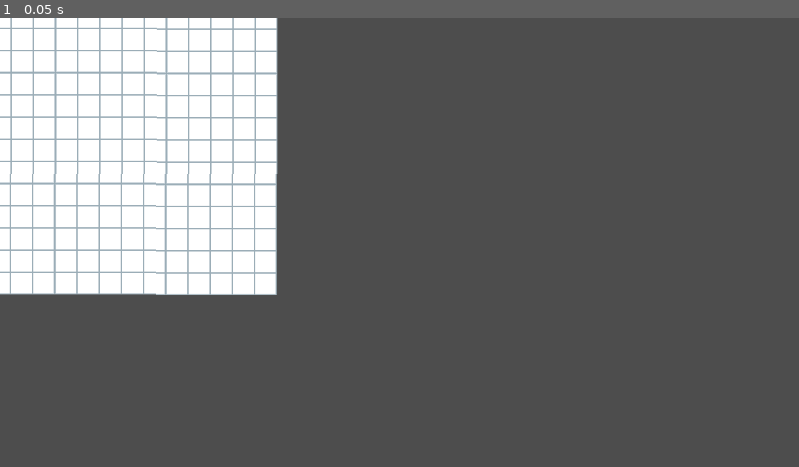
Above: before the commit, frame 1.
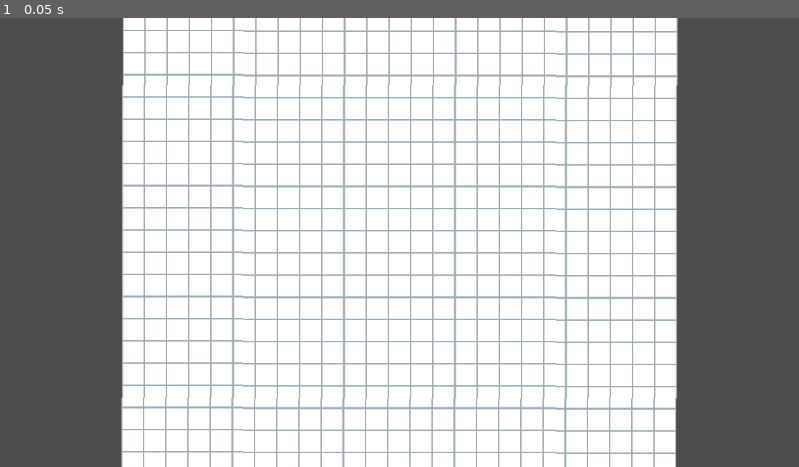
Above: after the commit, the same moment.

Repository: JeroenoBoy/Uncraft
Game: Godot game, scene res://Scenes/Game.tscn
Two runs of this game, one before a commit and one after it. Both use one fixed random seed, a clock stepped at 60 frames per second and the inputs below. The project has no main scene, so this scene is started directly.
Inputs:
- Up to frame 1 (0.05 s): no input

The runs differ from the first frame. In frame 1, 69% of the frame differs, in the area x 0-85%, y 0-100%.
Error after the commit: Attempt to call function 'dir_exists' in base 'null instance' on a null instance. (res://Scripts/UI/ItemSelector/ItemSelectorCategory.gd:10)

Commit message:
Selection UI

Diff:
--- a/Scenes/Game.tscn
+++ b/Scenes/Game.tscn
@@ -1,6 +1,7 @@
-[gd_scene load_steps=2 format=3 uid="uid://ckobtjtq4elpw"]
+[gd_scene load_steps=3 format=3 uid="uid://ckobtjtq4elpw"]
 
 [ext_resource type="Texture2D" uid="uid://d0nblk48tnynm" path="res://Assets/Sprites/Background.png" id="1_m7xa0"]
+[ext_resource type="PackedScene" uid="uid://dlqlwrhiaipoa" path="res://Scenes/MainStateMachine.tscn" id="2_fnk24"]
 
 [node name="Game" type="Node2D"]
 
@@ -17,3 +18,7 @@
 texture_scale = Vector2(5, 5)
 polygon = PackedVector2Array(-80, 80, -80, -80, 80, -80, 80, 80)
 polygons = [PackedInt32Array(0, 1, 2, 3)]
+
+[node name="Camera2D" type="Camera2D" parent="."]
+
+[node name="MainStateMachine" parent="." instance=ExtResource("2_fnk24")]
--- /dev/null
+++ b/Scenes/MainStateMachine.tscn
@@ -0,0 +1,18 @@
+[gd_scene load_steps=5 format=3 uid="uid://dlqlwrhiaipoa"]
+
+[ext_resource type="Script" path="res://Scripts/GameState/MainStateMachine.gd" id="1_8cmww"]
+[ext_resource type="Script" path="res://Scripts/GameState/Game/GameStateMachine.gd" id="2_7wtd3"]
+[ext_resource type="Script" path="res://Scripts/GameState/Game/GameDefaultState.gd" id="3_p8mfd"]
+[ext_resource type="Script" path="res://Scripts/GameState/Game/GamePlaceItemState.gd" id="4_7bxjf"]
+
+[node name="MainStateMachine" type="Node"]
+script = ExtResource("1_8cmww")
+
+[node name="Game" type="Node" parent="."]
+script = ExtResource("2_7wtd3")
+
+[node name="Default" type="Node" parent="Game"]
+script = ExtResource("3_p8mfd")
+
+[node name="PlaceItem" type="Node" parent="Game"]
+script = ExtResource("4_7bxjf")
--- a/Scenes/UI/ItemSelector/Item.tscn
+++ b/Scenes/UI/ItemSelector/Item.tscn
@@ -49,3 +49,5 @@
 theme_override_font_sizes/font_size = 12
 text = "Conveyor"
 vertical_alignment = 2
+
+[connection signal="pressed" from="." to="." method="_on_pressed"]
--- /dev/null
+++ b/Scenes/UI/ItemSelector/ItemSelector.tscn
@@ -0,0 +1,33 @@
+[gd_scene load_steps=3 format=3 uid="uid://r72gkwindvg5"]
+
+[ext_resource type="Script" path="res://Scripts/UI/ItemSelector/ItemSelectorScreen.gd" id="1_hbgqn"]
+[ext_resource type="PackedScene" uid="uid://h8kqh0e28670" path="res://Scenes/UI/ItemSelector/ItemCategory.tscn" id="1_lh44s"]
+
+[node name="ItemSelector" type="Panel"]
+custom_minimum_size = Vector2(0, 150)
+anchors_preset = 12
+anchor_top = 1.0
+anchor_right = 1.0
+anchor_bottom = 1.0
+grow_horizontal = 2
+grow_vertical = 0
+script = ExtResource("1_hbgqn")
+
+[node name="TabContainer" type="TabContainer" parent="."]
+layout_mode = 1
+anchors_preset = 15
+anchor_right = 1.0
+anchor_bottom = 1.0
+grow_horizontal = 2
+grow_vertical = 2
+current_tab = 0
+
+[node name="Belts" parent="TabContainer" instance=ExtResource("1_lh44s")]
+visible = true
+layout_mode = 2
+folder = "res://Resources/Factory/Belts"
+
+[node name="Machines" parent="TabContainer" instance=ExtResource("1_lh44s")]
+layout_mode = 2
+folder = "res://Resources/Factory/Machines"
+metadata/_tab_index = 1
--- a/Scenes/UI/UI.tscn
+++ b/Scenes/UI/UI.tscn
@@ -1,6 +1,8 @@
-[gd_scene load_steps=2 format=3 uid="uid://brov1ybjs5gc1"]
+[gd_scene load_steps=4 format=3 uid="uid://brov1ybjs5gc1"]
 
-[ext_resource type="PackedScene" uid="uid://h8kqh0e28670" path="res://Scenes/UI/ItemSelector/ItemCategory.tscn" id="1_2y7o7"]
+[ext_resource type="Script" path="res://Scripts/UI/UIManager.gd" id="1_hcomk"]
+[ext_resource type="PackedScene" uid="uid://r72gkwindvg5" path="res://Scenes/UI/ItemSelector/ItemSelector.tscn" id="2_pr08y"]
+[ext_resource type="Script" path="res://Scripts/UI/ItemSelector/ItemSelectorScreen.gd" id="3_ba6b5"]
 
 [node name="UI" type="Control"]
 layout_mode = 3
@@ -9,32 +11,8 @@
 anchor_bottom = 1.0
 grow_horizontal = 2
 grow_vertical = 2
+script = ExtResource("1_hcomk")
 
-[node name="ItemSelector" type="Panel" parent="."]
-custom_minimum_size = Vector2(0, 150)
+[node name="ItemSelector" parent="." instance=ExtResource("2_pr08y")]
 layout_mode = 1
-anchors_preset = 12
-anchor_top = 1.0
-anchor_right = 1.0
-anchor_bottom = 1.0
-grow_horizontal = 2
-grow_vertical = 0
-
-[node name="TabContainer" type="TabContainer" parent="ItemSelector"]
-layout_mode = 1
-anchors_preset = 15
-anchor_right = 1.0
-anchor_bottom = 1.0
-grow_horizontal = 2
-grow_vertical = 2
-current_tab = 0
-
-[node name="Belts" parent="ItemSelector/TabContainer" instance=ExtResource("1_2y7o7")]
-visible = true
-layout_mode = 2
-folder = "res://Resources/Factory/Belts"
-
-[node name="Machines" parent="ItemSelector/TabContainer" instance=ExtResource("1_2y7o7")]
-layout_mode = 2
-folder = "res://Resources/Factory/Machines"
-metadata/_tab_index = 1
+script = ExtResource("3_ba6b5")
--- /dev/null
+++ b/Scripts/EventBus.gd
@@ -0,0 +1,9 @@
+class_name EventBus
+extends Node
+
+static var instance: EventBus
+
+func _init() -> void:
+	instance = self
+
+signal on_building_clicked(node: GridNode)
--- /dev/null
+++ b/Scripts/GameState/Game/BaseGameState.gd
@@ -0,0 +1,24 @@
+class_name BaseGameState
+extends State
+
+var _item_selector = false
+var _item_selector_screen: ItemSelectorScreen
+
+func _on_first_activate():
+	if _item_selector:
+		_item_selector_screen = UIManager.instance.get_screen("ItemSelector") as ItemSelectorScreen
+
+func _on_activate(state_data: Dictionary):
+	if _item_selector:
+		_item_selector_screen.on_item_selected.connect(_on_item_selected)
+		_item_selector_screen.show_screen()
+	pass
+
+func _on_deactivate():
+	if _item_selector:
+		_item_selector_screen.on_item_selected.disconnect(_on_item_selected)
+		_item_selector_screen.hide_screen()
+	pass
+
+func _on_item_selected(item: PlaceableItem):
+	state_machine.change_state("PlaceItem", { item: item })
--- /dev/null
+++ b/Scripts/GameState/Game/GameDefaultState.gd
@@ -0,0 +1,15 @@
+class_name GameDefaultState
+extends BaseGameState
+
+var item_selector_screen: ItemSelectorScreen
+
+func _init():
+	_item_selector = true
+
+func _on_activate(_state_data: Dictionary):
+	super._on_activate({})
+	pass
+
+func _on_deactivate():
+	super._on_deactivate()
+	pass
--- a/Scripts/GameState/Game/GameInitState.gd
+++ /dev/null
@@ -1,7 +0,0 @@
-extends State
-
-func _on_activate(state_data: Dictionary):
-	pass
-
-func _on_deactivate():
-	pass
--- /dev/null
+++ b/Scripts/GameState/Game/GamePlaceItemState.gd
@@ -0,0 +1,11 @@
+class_name GamePlaceItemState
+extends BaseGameState
+
+func _init():
+	_item_selector = true;
+
+func _on_activate(state_data: Dictionary):
+	super._on_activate({})
+
+func _on_deactivate():
+	super._on_deactivate()
--- a/Scripts/GameState/Game/GamePlayingState.gd
+++ /dev/null
@@ -1,7 +0,0 @@
-extends State
-
-func _on_activate(state_data: Dictionary):
-	pass
-
-func _on_deactivate():
-	pass
--- a/Scripts/GameState/MainStateMachine.gd
+++ b/Scripts/GameState/MainStateMachine.gd
@@ -1,4 +1,4 @@
 extends StateMachine
 
-func _ready() -> void:
-	super._ready()
+func _ready():
+	change_state("Game")
--- a/Scripts/Globals.gd
+++ b/Scripts/Globals.gd
@@ -5,6 +5,5 @@
 
 static var instance: Globals
 
-func _ready() -> void:
+func _init() -> void:
 	instance = self
-	pass
--- a/Scripts/Grid/WorldGrid.gd
+++ b/Scripts/Grid/WorldGrid.gd
@@ -5,6 +5,9 @@
 
 const CELL_SIZE = 32;
 var _nodes: Dictionary = {}
+
+func _init() -> void:
+	instance = self
 
 static func world_to_grid(worldPosition: Vector2) -> Vector2i:
 	return floor(worldPosition / CELL_SIZE)
@@ -64,6 +67,3 @@
 				return false
 
 	return true
-
-func _ready() -> void:
-	instance = self
--- a/Scripts/StateMachine/State.gd
+++ b/Scripts/StateMachine/State.gd
@@ -4,7 +4,9 @@
 var state_machine: StateMachine
 var is_active_state = false
 
-func _update(_delta: float):
+var _has_activated_before = false;
+
+func _on_first_activate():
 	pass
 
 func _on_activate(state_data: Dictionary):
@@ -12,3 +14,6 @@
 
 func _on_deactivate():
 	pass
+
+func _update(_delta: float):
+	pass
--- a/Scripts/StateMachine/StateMachine.gd
+++ b/Scripts/StateMachine/StateMachine.gd
@@ -30,6 +30,9 @@
 
 func _activate_state(state: State, state_data: Dictionary):
 	state.is_active_state = true
+	if !state._has_activated_before:
+		state._has_activated_before = true;
+		state._on_first_activate();
 	state._on_activate(state_data)
 
 func _deactivate_state(state: State):
--- /dev/null
+++ b/Scripts/UI/ItemSelector/ItemSelectorScreen.gd
@@ -0,0 +1,19 @@
+class_name ItemSelectorScreen
+extends UIScreen
+
+signal on_item_selected(item: PlaceableItem)
+
+func _first_show():
+	for child in find_children("*", "SelectableItem"):
+		var selectable = child as SelectableItem
+		selectable.on_pressed.connect(_on_item_pressed)
+
+func _show(_screen_data: Dictionary):
+	print("Hi")
+	visible = true
+
+func _hide():
+	visible = false
+
+func _on_item_pressed(item: SelectableItem):
+	on_item_selected.emit(item.item)
--- a/Scripts/UI/ItemSelector/SelectableItem.gd
+++ b/Scripts/UI/ItemSelector/SelectableItem.gd
@@ -3,6 +3,8 @@
 
 @onready var image: TextureRect = find_child("Image", true)
 @onready var nameContainer: Label = find_child("Label", true)
+
+signal on_pressed(item: SelectableItem)
 
 var item: PlaceableItem
 
@@ -10,3 +12,7 @@
 	image.texture = item.sprite
 	nameContainer.text = item.name
 	self.item = item
+
+
+func _on_pressed() -> void:
+	on_pressed.emit(self)
--- /dev/null
+++ b/Scripts/UI/UIManager.gd
@@ -0,0 +1,20 @@
+class_name UIManager
+extends Control
+
+static var instance: UIManager
+
+func _init() -> void:
+	instance = self
+
+func get_screen(path: String) -> UIScreen:
+	var node = find_child(path)
+	if node is not UIScreen:
+		return null
+
+	return node as UIScreen
+
+func show_screen(path: String, screen_data: Dictionary):
+	get_screen(path).show_screen(screen_data)
+
+func hide_screen(path: String):
+	get_screen(path).hide_screen()
--- /dev/null
+++ b/Scripts/UI/UIScreen.gd
@@ -0,0 +1,38 @@
+class_name UIScreen
+extends Control
+
+var is_showing = false
+var has_shown_once = false
+
+func show_screen(screen_data: Dictionary = {}):
+	if is_showing:
+		push_warning("Tried showing an active ui screen")
+		return
+
+	if !has_shown_once:
+		_first_show()
+		has_shown_once = true
+
+	is_showing = true
+	_show(screen_data)
+
+func hide_screen():
+	if !is_showing:
+		push_warning("Tried hiding a hidden ui screen")
+		return
+
+	is_showing = false
+	_hide()
+
+func _ready() -> void:
+	print("Ready")
+	visible = false
+
+func _first_show():
+	pass
+
+func _show(_screen_data: Dictionary):
+	pass
+
+func _hide():
+	pass
--- a/project.godot
+++ b/project.godot
@@ -17,6 +17,8 @@
 
 Global="*res://Scripts/Globals.gd"
 Grid="*res://Scripts/Grid/WorldGrid.gd"
+UI="*res://Scenes/UI/UI.tscn"
+Events="*res://Scripts/EventBus.gd"
 
 [dotnet]
 
Empty file removed: Scripts/UI/ItemSelector/ItemSelector.gd
